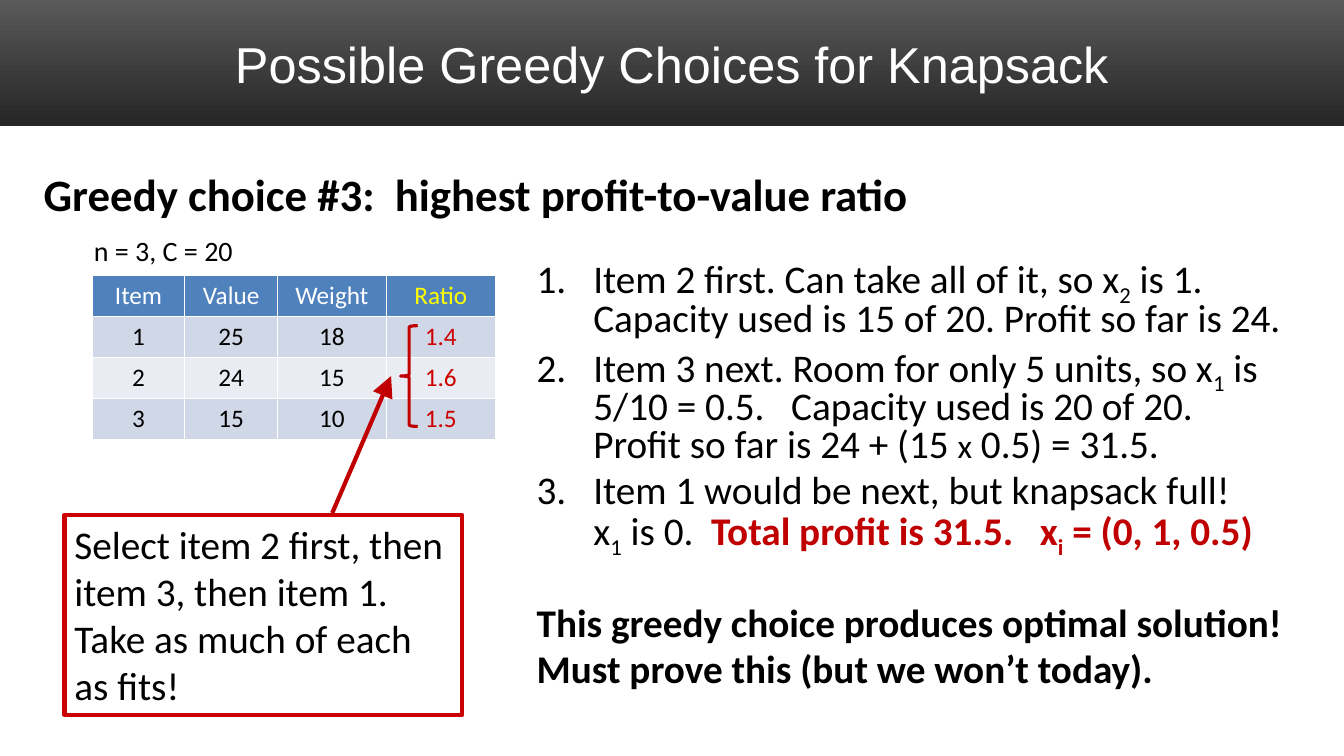
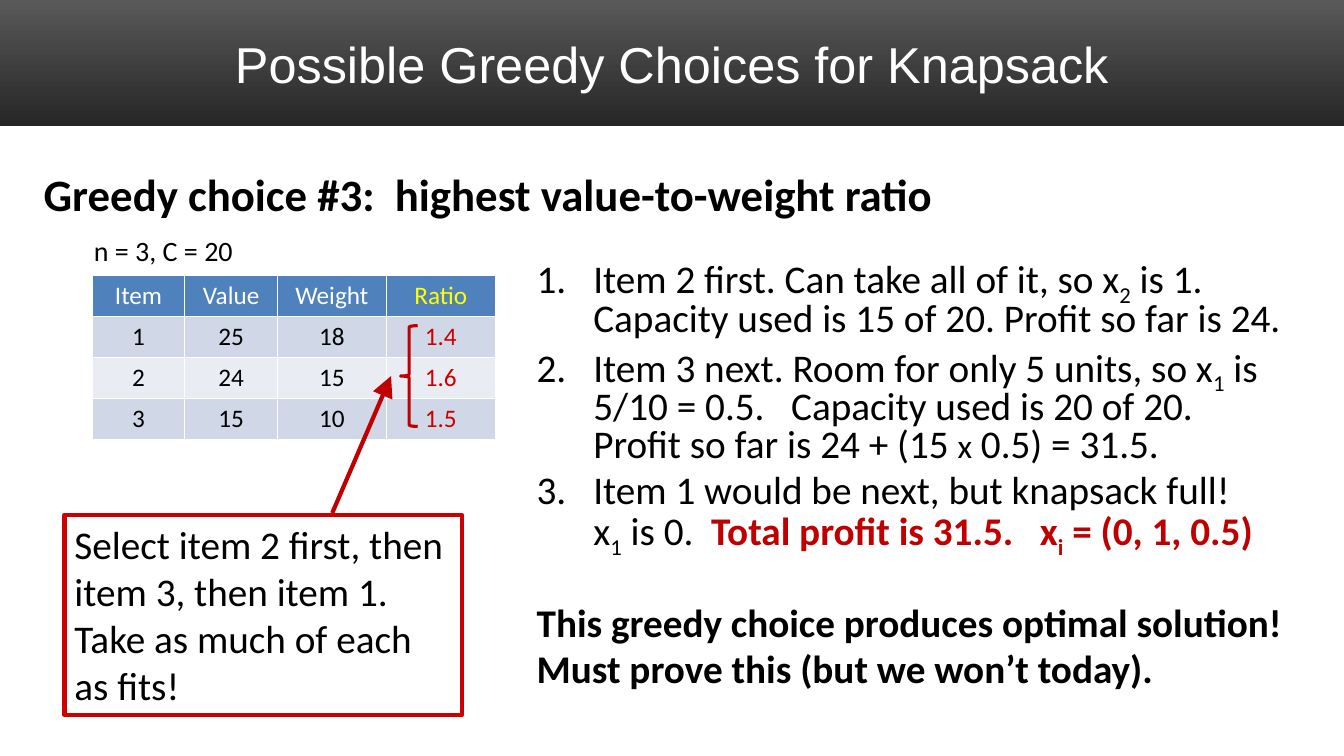
Before and after one commit to uva-cs/cs4102-f21, a slide deck: slide 15 of slides/DP_greedy_intro_part1.pptx. Drawn at 1344x756 pixels with LibreOffice and Linux fonts; fonts in the diff are those of the drawing. Boxes give left, top, right and bottom in pixels: in the first picture for what was removed or moved away, otherwise in the second. Text is boxed around its words. In the diff, an @@ line names an element or a change of style, - is before the commit and + after.

Commit message:
fixed goof on slides for 3/22 on DP, greedy

```diff
--- a/slides/DP_greedy_intro_part1.pptx
+++ b/slides/DP_greedy_intro_part1.pptx
@@ text at <box>44,179,932,219</box>: text changed @@
-Greedy choice #3: highest profit-to-value ratio
+Greedy choice #3: highest value-to-weight ratio
```
Also in this commit, not shown: 2 other slides changed, 1 other file.
